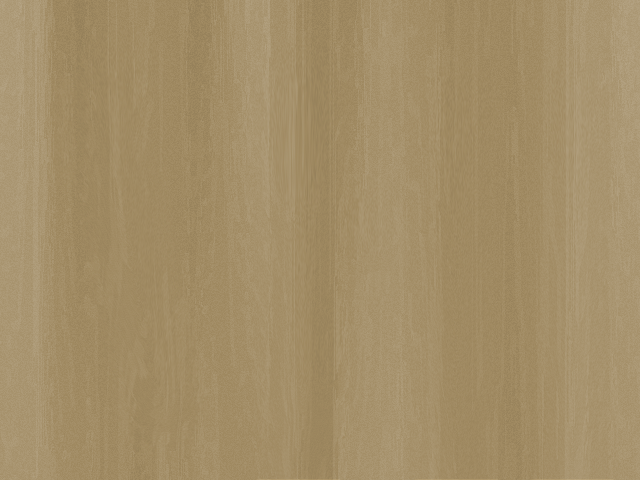
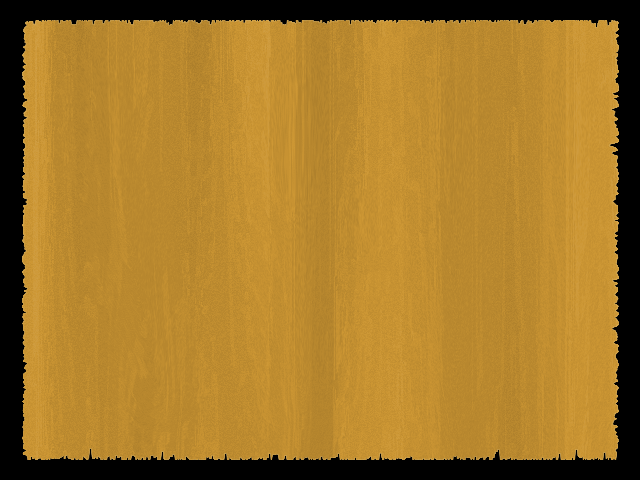
Layered file, before and after one edit (640 × 480). Changes by layer:
added layer "Layer 2" above "Layer 1" over 0, 0, 640, 480
painted on "Layer 1" over 0, 0, 640, 480
